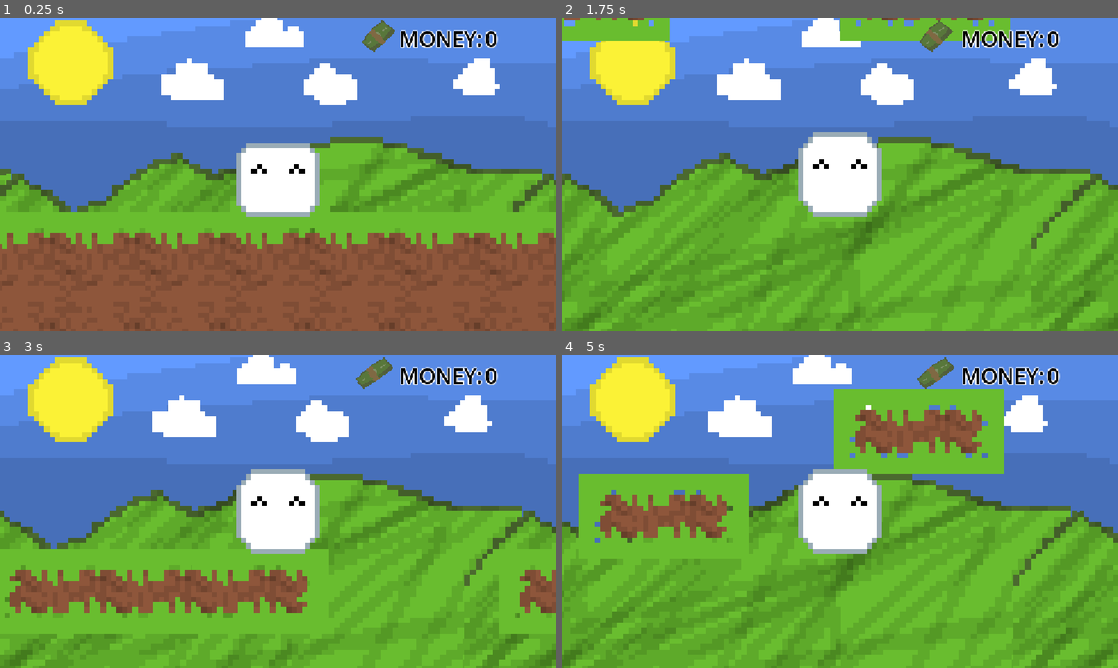
Above: before the commit, frames 1-4 (two rows, left to right).
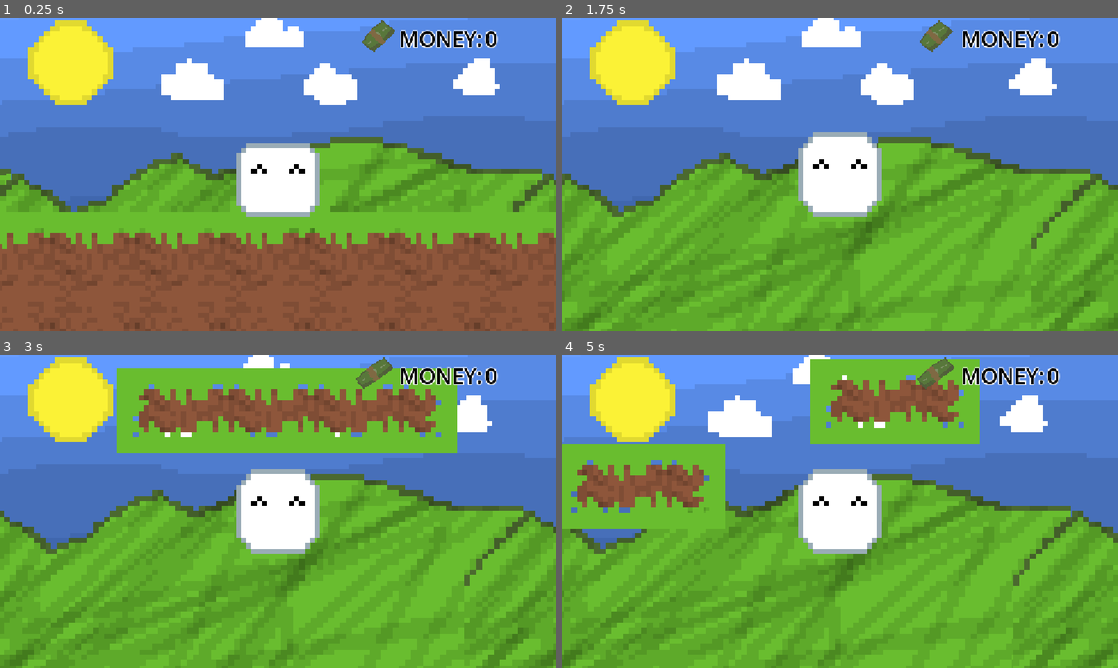
Above: after the commit, the same moments.

Repository: leolevd/Haven-Lisbon-2026
Game: Godot game, scene res://main.tscn
Two runs of this game, one before a commit and one after it. Both use one fixed random seed, a clock stepped at 60 frames per second and the inputs below.
Inputs:
- Up to frame 1 (0.25 s): no input
- Up to frame 2 (1.75 s): tap Enter (ui_accept) at 0.5, 0.6, 1.55 s; hold Right (ui_right) from 0.53 s (still down); tap W (jump, bound only after the commit) at 0.77, 0.8, 1.07, 1.35, 1.52 s
- Up to frame 3 (3 s): tap W (jump, bound only after the commit) at 1.82, 2.3 s; release Right (ui_right) at 2.03 s; hold Left (ui_left) 2.03-2.78 s; tap Enter (ui_accept) at 2.1, 2.85 s; hold Right (ui_right) from 2.78 s (still down)
- Up to frame 4 (5 s): tap W (jump, bound only after the commit) at 3.02, 3.32, 3.6, 3.77, 4.07, 4.52, 4.82 s; release Right (ui_right) at 4.28 s; hold Left (ui_left) from 4.28 s (still down); tap Enter (ui_accept) at 4.35 s

The runs differ from the first frame. In frame 1, 1.9% of the frame differs, in the area x 2-85%, y 0-13%; in frame 2, 4.3%; in frame 3, 27%, in the area x 0-100%, y 0-100%; in frame 4, 20%.

Commit message:
very serious message

Diff:
--- a/player.gd
+++ b/player.gd
@@ -1,11 +1,20 @@
 extends CharacterBody2D
+
+# Useful things
 @onready var label_2: Label = $CanvasLayer/HUD/Label2
 @onready var animated_sprite_2d: AnimatedSprite2D = $AnimatedSprite2D
 @export var GRAVITY = 980.0
 @export var SPEED = 200.0
 @export var JUMP_VELOCITY = -300.0
+@export var DASH_RELOAD = 0.6
+@export var DASH_SPEED = 600.0
+
+
+var dash_timer = 0.0
+var jumping = false
+
 var money = 0
-var jumping = false
+
 
 
 
@@ -16,16 +25,31 @@
 	if not is_on_floor():
 		velocity += Vector2(0, GRAVITY) * delta
 
-	# Handle jump.
-	if Input.is_action_just_pressed("ui_accept") and is_on_floor():
+	if is_on_floor():
+			jumping = false
+	else:
+		jumping = true
+
+
+		# Handle dash down.
+	dash_timer -= delta
+	if Input.is_action_just_pressed("dash_down") and not is_on_floor() and not is_on_wall() and not is_on_ceiling() and dash_timer <= 0:
+		velocity.y = DASH_SPEED
+		dash_timer = DASH_RELOAD
+		animated_sprite_2d.global_rotation_degrees = 0
+
+	# H# handle jump.
+	if Input.is_action_just_pressed("jump") and is_on_floor():
 		jumping = true
 		animated_sprite_2d.play("jumping")
 		animated_sprite_2d.global_rotation_degrees = 0
 		velocity.y = JUMP_VELOCITY
 
+
+
 	# Get the input direction and handle the movement/deceleration.
 	# As good practice, you should replace UI actions with custom gameplay actions.
-	var direction := Input.get_axis("ui_left", "ui_right")
+	var direction := Input.get_axis("left", "right")
 	if direction:
 		velocity.x = direction * SPEED
 		if is_on_floor() and not jumping:
--- a/project.godot
+++ b/project.godot
@@ -20,6 +20,34 @@
 window/stretch/mode="canvas_items"
 window/stretch/aspect="expand"
 
+[input]
+
+left={
+"deadzone": 0.2,
+"events": [Object(InputEventKey,"resource_local_to_scene":false,"resource_name":"","device":-1,"window_id":0,"alt_pressed":false,"shift_pressed":false,"ctrl_pressed":false,"meta_pressed":false,"pressed":false,"keycode":0,"physical_keycode":65,"key_label":0,"unicode":97,"location":0,"echo":false,"script":null)
+, Object(InputEventKey,"resource_local_to_scene":false,"resource_name":"","device":-1,"window_id":0,"alt_pressed":false,"shift_pressed":false,"ctrl_pressed":false,"meta_pressed":false,"pressed":false,"keycode":0,"physical_keycode":4194319,"key_label":0,"unicode":0,"location":0,"echo":false,"script":null)
+]
+}
+right={
+"deadzone": 0.2,
+"events": [Object(InputEventKey,"resource_local_to_scene":false,"resource_name":"","device":-1,"window_id":0,"alt_pressed":false,"shift_pressed":false,"ctrl_pressed":false,"meta_pressed":false,"pressed":false,"keycode":0,"physical_keycode":68,"key_label":0,"unicode":100,"location":0,"echo":false,"script":null)
+, Object(InputEventKey,"resource_local_to_scene":false,"resource_name":"","device":-1,"window_id":0,"alt_pressed":false,"shift_pressed":false,"ctrl_pressed":false,"meta_pressed":false,"pressed":false,"keycode":0,"physical_keycode":4194321,"key_label":0,"unicode":0,"location":0,"echo":false,"script":null)
+]
+}
+jump={
+"deadzone": 0.2,
+"events": [Object(InputEventKey,"resource_local_to_scene":false,"resource_name":"","device":-1,"window_id":0,"alt_pressed":false,"shift_pressed":false,"ctrl_pressed":false,"meta_pressed":false,"pressed":false,"keycode":0,"physical_keycode":87,"key_label":0,"unicode":119,"location":0,"echo":false,"script":null)
+, Object(InputEventKey,"resource_local_to_scene":false,"resource_name":"","device":-1,"window_id":0,"alt_pressed":false,"shift_pressed":false,"ctrl_pressed":false,"meta_pressed":false,"pressed":false,"keycode":0,"physical_keycode":32,"key_label":0,"unicode":32,"location":0,"echo":false,"script":null)
+, Object(InputEventKey,"resource_local_to_scene":false,"resource_name":"","device":-1,"window_id":0,"alt_pressed":false,"shift_pressed":false,"ctrl_pressed":false,"meta_pressed":false,"pressed":false,"keycode":0,"physical_keycode":4194320,"key_label":0,"unicode":0,"location":0,"echo":false,"script":null)
+]
+}
+dash_down={
+"deadzone": 0.2,
+"events": [Object(InputEventKey,"resource_local_to_scene":false,"resource_name":"","device":-1,"window_id":0,"alt_pressed":false,"shift_pressed":false,"ctrl_pressed":false,"meta_pressed":false,"pressed":false,"keycode":0,"physical_keycode":83,"key_label":0,"unicode":115,"location":0,"echo":false,"script":null)
+, Object(InputEventKey,"resource_local_to_scene":false,"resource_name":"","device":-1,"window_id":0,"alt_pressed":false,"shift_pressed":false,"ctrl_pressed":false,"meta_pressed":false,"pressed":false,"keycode":0,"physical_keycode":4194322,"key_label":0,"unicode":0,"location":0,"echo":false,"script":null)
+]
+}
+
 [physics]
 
 3d/physics_engine="Jolt Physics"
Binary file changed: haven-bg1.png
Not shown, changed: haven-bg1.png.import
Not shown: 1 places in main.tscn that only renumber resources
Not shown, added: main.tscn1221259191.tmp
Not shown, added: main.tscn1229023689.tmp
